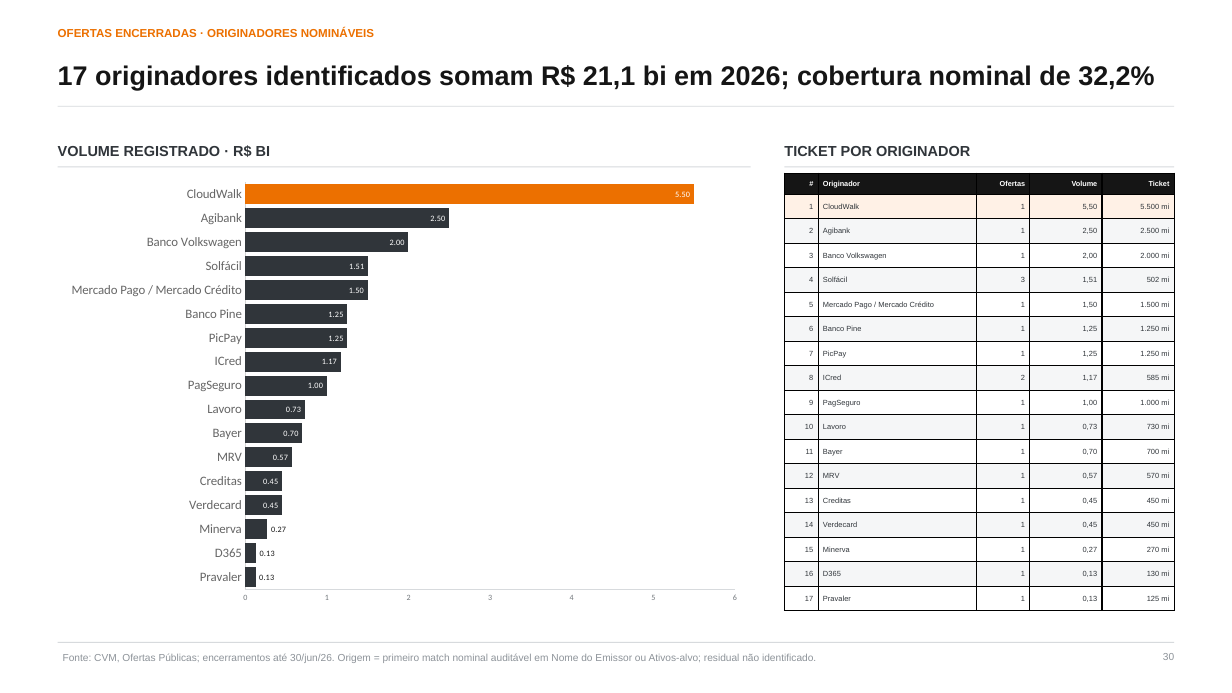
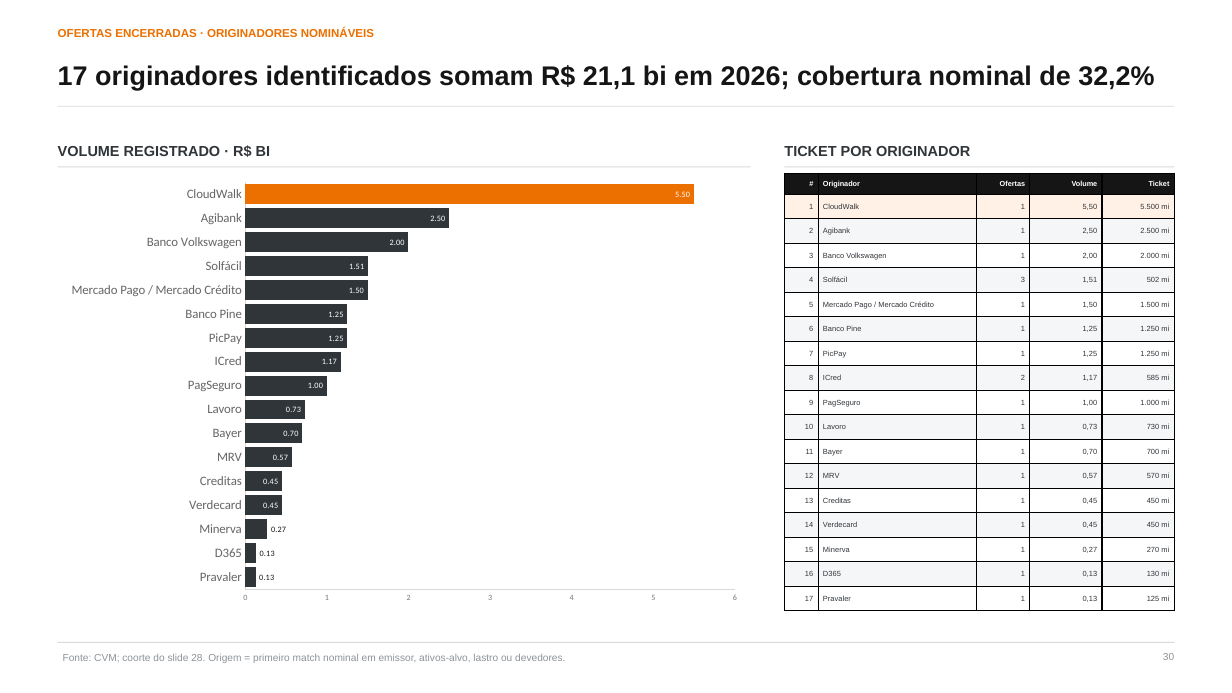
Before and after one commit to abalroar/fidc, a slide deck: slide 30 of data/industry_study/generated_revision/industry_executive_revised.pptx. Drawn at 1232x693 pixels with LibreOffice and Linux fonts; fonts in the diff are those of the drawing. Boxes give left, top, right and bottom in pixels: in the first picture for what was removed or moved away, otherwise in the second. Text is boxed around its words. In the diff, an @@ line names an element or a change of style, - is before the commit and + after.

```diff
--- a/data/industry_study/generated_revision/industry_executive_revised.pptx
+++ b/data/industry_study/generated_revision/industry_executive_revised.pptx
@@ text at [63, 654, 565, 663]: text changed @@
-Fonte: CVM, Ofertas Públicas; encerramentos até 30/jun/26. Origem = primeiro match nominal auditável em Nome do Emissor ou Ativos-alvo; residual não identificado.
+Fonte: CVM; coorte do slide 28. Origem = primeiro match nominal em emissor, ativos-alvo, lastro ou devedores.
```
Also in this commit, not shown: 14 other slides changed, 30 other files.
